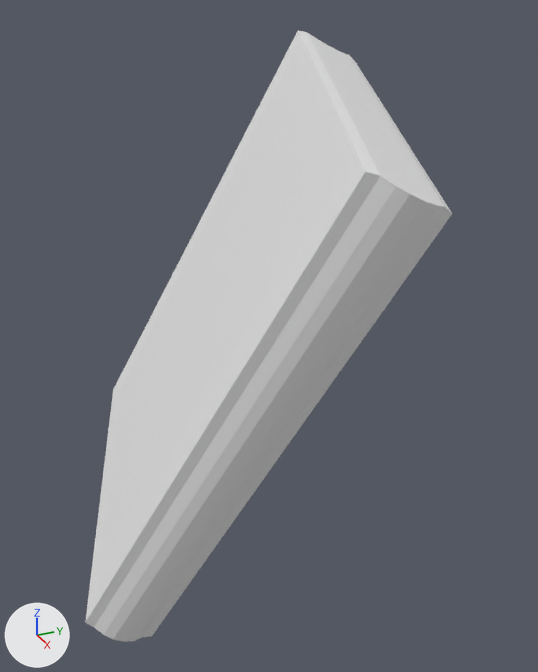
The OBJ model data/model/work_paper.obj as it was, and as the next commit left it.
Camera for both pictures: a camera (50 mm lens) standing at (2.23, -0.71, 1.99) and looking at (0.09, 0.26, 0.92). The axes (+X, +Y, +Z) are drawn at lower left. The lights are the same throughout. Where no turn or scale is listed for an object, it has been applied to the vertices.

Names of what the first picture shows: 'book_paper_Cube.003'.
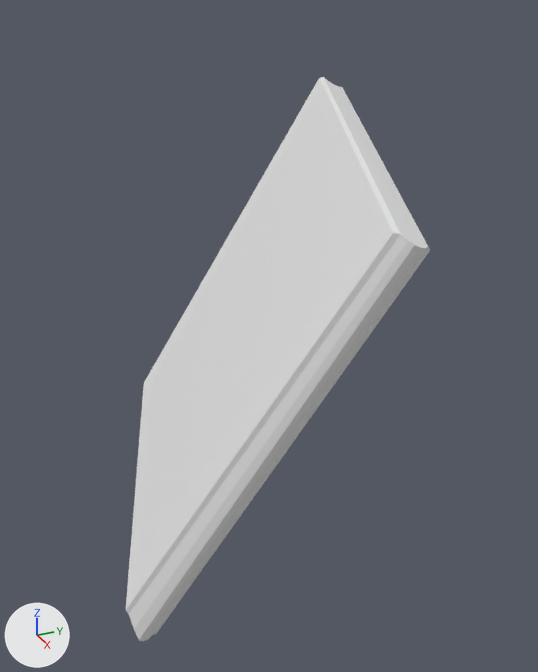
Pixel boxes [x1, y1, x2, y2] of what changed, in the pictures (538 x 672 px):
'book_paper_Cube.003', reshaped (17% narrower, 8% shorter)
    before: [85, 30, 452, 642]
    after: [126, 77, 430, 641]

The change, as a list of edits to the scene's bpy script:
```text
Change me_book_paper_cube_003:
    where me_book_paper_cube_003.from_pydata(...)  # 32 vertices, 30 faces; spans x -0.85..0.89, y -0.5..0.74, z -0.01..1.88
    me_book_paper_cube_003 part 1
    me_book_paper_cube_003.vertices[0].co: (-0.81, 0.06, 0.23) -> (-0.75, 0.09, 0.26)
    me_book_paper_cube_003.vertices[1].co: (-0.8, 0.09, 0.23) -> (-0.74, 0.1, 0.26)
    me_book_paper_cube_003.vertices[2].co: (0.32, -0.29, -0.01) -> (0.36, -0.28, 0.04)  # pixel (151, 636) -> pixel (156, 633)
    me_book_paper_cube_003.vertices[3].co: (0.32, -0.32, -0.01) -> (0.36, -0.3, 0.04)  # pixel (142, 637) -> pixel (151, 635)
    me_book_paper_cube_003.vertices[4].co: (-0.25, 0.72, 1.8) -> (-0.24, 0.69, 1.69)  # pixel (349, 55) -> pixel (341, 86)
    me_book_paper_cube_003.vertices[5].co: (-0.24, 0.74, 1.78) -> (-0.23, 0.7, 1.68)  # pixel (355, 61) -> pixel (344, 90)
    me_book_paper_cube_003.vertices[6].co: (0.87, 0.36, 1.54) -> (0.87, 0.31, 1.46)  # pixel (452, 213) -> pixel (430, 250)
    me_book_paper_cube_003.vertices[7].co: (0.88, 0.34, 1.56) -> (0.87, 0.3, 1.47)  # pixel (444, 206) -> pixel (428, 246)
    me_book_paper_cube_003.vertices[8].co: (-0.8, 0.03, 0.24) -> (-0.74, 0.07, 0.26)
    me_book_paper_cube_003.vertices[9].co: (0.33, -0.35, 0.0) -> (0.38, -0.32, 0.04)  # pixel (134, 640) -> pixel (148, 639)
    me_book_paper_cube_003.vertices[10].co: (-0.24, 0.69, 1.81) -> (-0.23, 0.67, 1.7)  # pixel (343, 52) -> pixel (339, 86)
    me_book_paper_cube_003.vertices[11].co: (0.89, 0.3, 1.57) -> (0.89, 0.29, 1.47)  # pixel (436, 205) -> pixel (425, 248)
    me_book_paper_cube_003.vertices[12].co: (-0.8, 0.0, 0.26) -> (-0.73, 0.06, 0.27)
    me_book_paper_cube_003.vertices[13].co: (0.33, -0.39, 0.02) -> (0.38, -0.33, 0.04)  # pixel (123, 641) -> pixel (143, 640)
    me_book_paper_cube_003.vertices[14].co: (-0.24, 0.66, 1.82) -> (-0.22, 0.66, 1.7)  # pixel (334, 49) -> pixel (336, 85)
    me_book_paper_cube_003.vertices[15].co: (0.89, 0.27, 1.58) -> (0.89, 0.27, 1.47)  # pixel (424, 201) -> pixel (421, 247)
    me_book_paper_cube_003.vertices[16].co: (-0.81, -0.04, 0.27) -> (-0.73, 0.04, 0.31)
    me_book_paper_cube_003.vertices[17].co: (0.32, -0.42, 0.03) -> (0.38, -0.35, 0.05)  # pixel (113, 639) -> pixel (138, 639)
    me_book_paper_cube_003.vertices[18].co: (-0.25, 0.62, 1.84) -> (-0.22, 0.64, 1.71)  # pixel (325, 43) -> pixel (332, 83)
    me_book_paper_cube_003.vertices[19].co: (0.88, 0.24, 1.6) -> (0.89, 0.25, 1.48)  # pixel (410, 194) -> pixel (414, 245)
    me_book_paper_cube_003.vertices[20].co: (-0.82, -0.06, 0.29) -> (-0.75, 0.03, 0.32)
    me_book_paper_cube_003.vertices[21].co: (0.31, -0.45, 0.05) -> (0.37, -0.36, 0.09)  # pixel (103, 634) -> pixel (133, 629)
    me_book_paper_cube_003.vertices[22].co: (-0.26, 0.6, 1.86) -> (-0.24, 0.63, 1.72)  # pixel (316, 38) -> pixel (328, 80)
    me_book_paper_cube_003.vertices[23].co: (0.87, 0.21, 1.61) -> (0.88, 0.24, 1.49)  # pixel (396, 186) -> pixel (408, 240)
    me_book_paper_cube_003.vertices[24].co: (-0.85, -0.09, 0.31) -> (-0.77, 0.02, 0.37)
    me_book_paper_cube_003.vertices[25].co: (0.28, -0.47, 0.07) -> (0.35, -0.37, 0.14)  # pixel (93, 627) -> pixel (128, 614)
    me_book_paper_cube_003.vertices[26].co: (-0.29, 0.57, 1.88) -> (-0.26, 0.62, 1.73)  # pixel (306, 32) -> pixel (323, 77)
    me_book_paper_cube_003.vertices[27].co: (0.84, 0.18, 1.63) -> (0.86, 0.24, 1.5)  # pixel (380, 175) -> pixel (400, 234)
    me_book_paper_cube_003.vertices[28].co: (-0.85, -0.12, 0.33) -> (-0.76, 0.01, 0.38)  # pixel (113, 389) -> pixel (143, 382)
    me_book_paper_cube_003.vertices[29].co: (0.27, -0.5, 0.09) -> (0.34, -0.37, 0.16)  # pixel (85, 622) -> pixel (125, 610)
    me_book_paper_cube_003.vertices[30].co: (-0.29, 0.54, 1.88) -> (-0.26, 0.61, 1.73)  # pixel (297, 30) -> pixel (319, 77)
    me_book_paper_cube_003.vertices[31].co: (0.83, 0.15, 1.64) -> (0.85, 0.22, 1.5)  # pixel (365, 171) -> pixel (393, 233)
```
